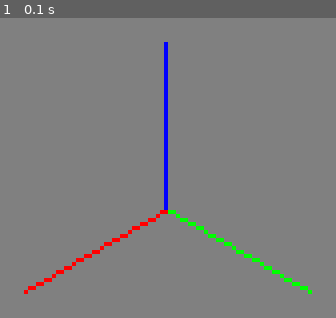
Above: before the commit, frame 1.
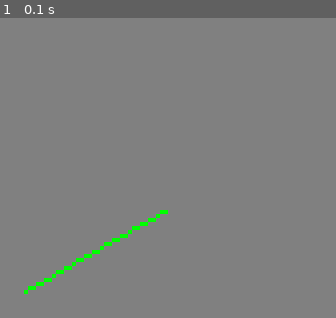
Above: after the commit, the same moment.

Repository: cbeighley/piksi_visualizer
Game: pygame game, started from pygame_example.py
Two runs of this game, one before a commit and one after it. Both use one fixed random seed, a clock stepped at 60 frames per second and the inputs below. The source is Python 2; it was converted automatically to run under Python 3.
Inputs:
- Up to frame 1 (0.1 s): no input

The runs differ from the first frame. In frame 1, 1.8% of the frame differs, in the area x 7-93%, y 8-92%.

Commit message:
Only 1 line

Diff:
--- a/pygame_example.py
+++ b/pygame_example.py
@@ -16,7 +16,7 @@
 def gl_init( screen_size ):
    """
    Initialize OpenGL.
-        """
+   """
    screen = pygame.display.set_mode( screen_size, HWSURFACE | OPENGL | DOUBLEBUF )
 
    glViewport( 0, 0, screen_size[ 0 ], screen_size[ 1 ] )
@@ -37,6 +37,7 @@
    gl_init( [ 640, 480 ] )
 
    while 1:
+
       glClearColor( 0.5, 0.5, 0.5, 1 )
       glClear( GL_COLOR_BUFFER_BIT | GL_DEPTH_BUFFER_BIT )
       glLoadIdentity()
@@ -45,32 +46,14 @@
       gluLookAt( 5, 5, 5, 0, 0, 0, 0, 0, 1 )
 
       # Draw x-axis line.
-      glColor3f( 1, 0, 0 )
+      glColor3f( 0, 1, 0 )
 
       glBegin( GL_LINES )
       glVertex3f( 0, 0, 0 )
       glVertex3f( 1, 0, 0 )
       glEnd()
 
-      # Draw y-axis line.
-      glColor3f( 0, 1, 0 )
-
-      glBegin( GL_LINES )
-      glVertex3f( 0, 0, 0 )
-      glVertex3f( 0, 1, 0 )
-      glEnd()
-
-      # Draw z-axis line.
-      glColor3f( 0, 0, 1 )
-
-      glBegin( GL_LINES )
-      glVertex3f( 0, 0, 0 )
-      glVertex3f( 0, 0, 1 )
-      glEnd()
-
       pygame.display.flip()
-      print "blah"
-      time.sleep(2)
 
 if __name__ == '__main__':
    main()
